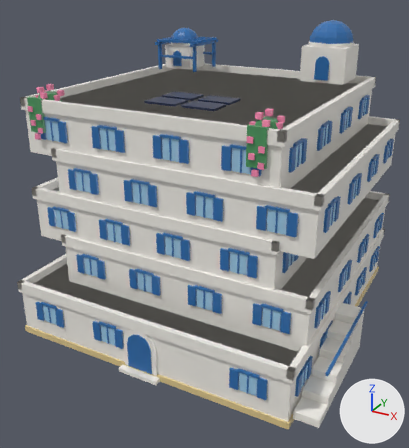
A saved change to the glTF model assets/managed-models/buildings/house-2x2-5f-aegean-a-solar/house-2x2-5f-aegean-a-solar.glb.
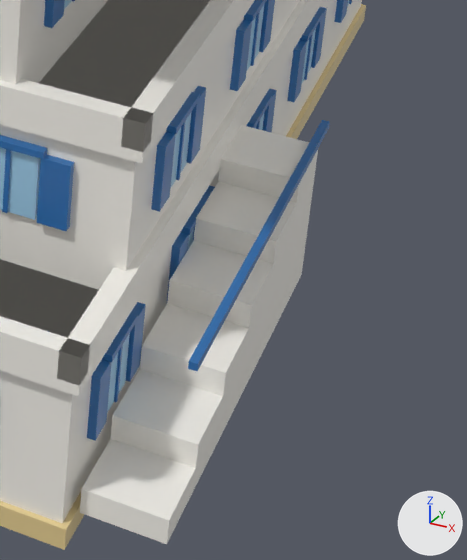
Each version appears first whole from a 50 mm camera at (1.55, -3.14, 2.14) aimed at (-0.08, -0.18, 0.66), and next in a close-up on the part from 66% to 100% of the width and 59% to 97% of the height. Lighting does not change. The marker at lower right points along +X, +Y and +Z. The older version's two pictures come first. Vertices at exactly the same position are counted once.

In view in the first close-up: 'house-2x2-5f-aegean-a-solar'.
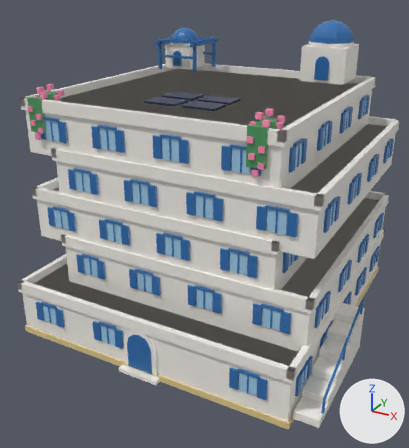
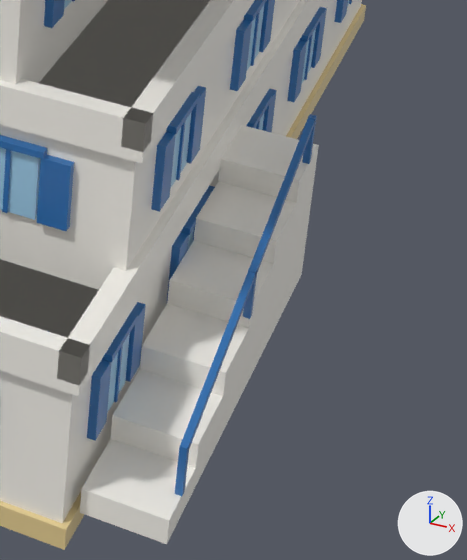
Patch to the scene script:
```diff
--- a/assets/managed-models/buildings/house-2x2-5f-aegean-a-solar/house-2x2-5f-aegean-a-solar.glb.py
+++ b/assets/managed-models/buildings/house-2x2-5f-aegean-a-solar/house-2x2-5f-aegean-a-solar.glb.py
@@ me_house_2x2_5f_aegean_a_solar @@
 # used by ob_house_2x2_5f_aegean_a_solar; location = (0.0, 0.0, 0.0)
 # verts and faces of me_house_2x2_5f_aegean_a_solar; kept vertices keep their numbers, new ones are numbered from 4140
 # before: 3509 (0.97, -0.85, 0.32) at pixel (188, 368), 3510 (0.99, -0.85, 0.32) at pixel (197, 371), 3511 (0.99, -0.07, 0.32) at pixel (329, 128), 3512 (0.97, -0.07, 0.32), 3513 (0.97, -0.85, 0.33) at pixel (188, 361)
 # before: 3514 (0.99, -0.85, 0.33) at pixel (198, 363), 3515 (0.99, -0.07, 0.33) at pixel (329, 121), 3516 (0.97, -0.07, 0.33) at pixel (322, 119)
-me_house_2x2_5f_aegean_a_solar.from_pydata(...)  # 4140 vertices, 6428 faces; spans x -1.0..0.99, y -1.0..1.0, z 0.0..1.87
+me_house_2x2_5f_aegean_a_solar.from_pydata(...)  # 4164 vertices, 6464 faces; spans x -1.0..0.99, y -1.0..1.0, z 0.0..1.87
+# me_house_2x2_5f_aegean_a_solar part 1: a new loose piece, a box spanning x 0.974..0.986, y -0.856..-0.844, z 0.087..0.179, in mat_m_house_2x2_5f_aegean_a_solar
+# me_house_2x2_5f_aegean_a_solar part 2: a new loose piece, a box spanning x 0.974..0.986, y -0.531..-0.519, z 0.203..0.295, in mat_m_house_2x2_5f_aegean_a_solar
+# me_house_2x2_5f_aegean_a_solar part 3: a new loose piece, a box spanning x 0.974..0.986, y -0.206..-0.194, z 0.32..0.412, in mat_m_house_2x2_5f_aegean_a_solar
+# me_house_2x2_5f_aegean_a_solar part 4
+for i in [3509, 3510, 3513, 3514]: verts[i] += (0.0, 0.0, -0.15)
+for i in [3511, 3512, 3515, 3516]: verts[i] += (0.0, -0.13, 0.08)
 me_house_2x2_5f_aegean_a_solar.materials.append(mat_m_house_2x2_5f_aegean_a_solar)
```

Location of each change, (x1, y1, x2, y2) in pixels of the close-ups (467 x 560 px; the box of a moved part takes in the faces that stretch with it):
part 1 of me_house_2x2_5f_aegean_a_solar, added (blue)
    after: (175, 445, 189, 496)
part 2 of me_house_2x2_5f_aegean_a_solar, added
    after: (243, 269, 257, 319)
part 3 of me_house_2x2_5f_aegean_a_solar, added
    after: (302, 114, 317, 164)
part 4 of me_house_2x2_5f_aegean_a_solar, moved or reshaped
    before: (188, 120, 330, 371)
    after: (181, 118, 315, 450)
